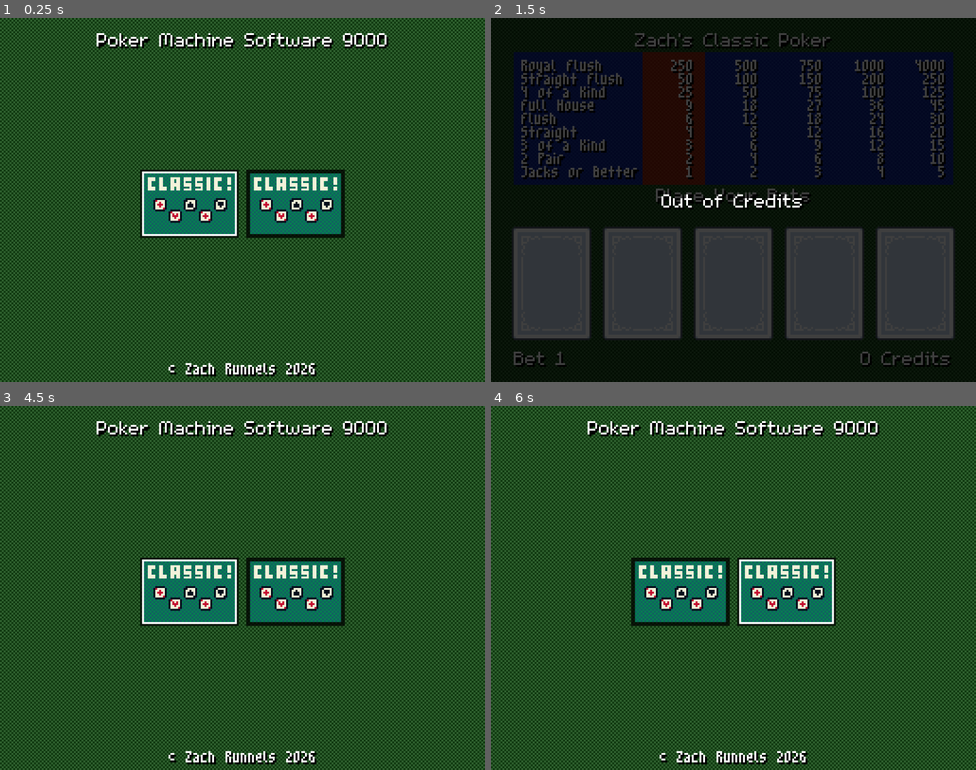
Above: before the commit, frames 1-4 (two rows, left to right).
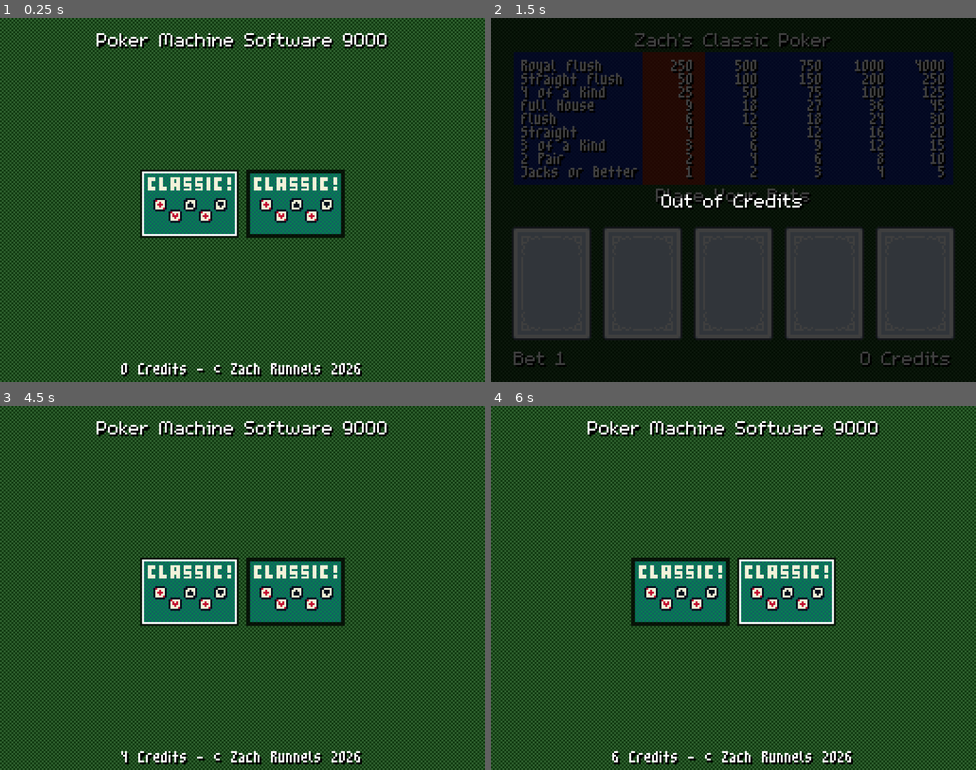
Above: after the commit, the same moments.

Repository: ZombieNW/PokerMachine
Game: Godot game, scene res://main_menu/main_menu.tscn
Same seed, same stepped clock (60 frames per second), same inputs: the game is played once before the commit and once after it.
Inputs (mouse positions are in pixels of both pictures, inside the frame that each line leads up to):
- Up to frame 1 (0.25 s): no input
- Up to frame 2 (1.5 s): tap Enter (deal_draw) at 0.5 s; move the mouse to (680, 203) at 0.52 s; hold C (add_credit) 0.53-1.28 s; click (680, 203) at 0.67 s; tap S (select_game) at 0.8, 1.35 s; tap Space at 1.25 s; move the mouse to (786, 203) at 1.27 s; click (786, 203) at 1.42 s
- Up to frame 3 (4.5 s): tap C (add_credit) at 1.55, 3.05 s; tap Enter (deal_draw) at 2, 3.5 s; move the mouse to (58, 671) at 2.02 s; hold C (add_credit) 2.03-2.78 s; click (58, 671) at 2.17 s; tap S (select_game) at 2.3, 3.8, 4.35 s; tap Space at 2.75, 4.25 s; move the mouse to (150, 671) at 2.77 s; tap B (bet) at 2.85 s; click (150, 671) at 2.92 s; move the mouse to (242, 671) at 3.52 s; hold Enter (deal_draw) 3.53-4.28 s; click (242, 671) at 3.67 s; move the mouse to (334, 671) at 4.27 s; click (334, 671) at 4.42 s
- Up to frame 4 (6 s): tap C (add_credit) at 4.55 s; move the mouse to (757, 588) at 5.02 s; hold C (add_credit) 5.03-5.78 s; click (757, 588) at 5.17 s; tap S (select_game) at 5.3, 5.85 s; move the mouse to (660, 497) at 5.77 s; click (660, 497) at 5.92 s

The runs differ from the first frame. In frame 1, 1.2% of the frame differs, in the area x 25-75%, y 94-99%; in frame 2, nothing differs; in frame 3, 1.1%; in frame 4, 1.2%.

Commit message:
Global credit script

Diff:
--- a/main_menu/main_menu.gd
+++ b/main_menu/main_menu.gd
@@ -16,8 +16,12 @@
 		update_state()
 	elif event.is_action_pressed("deal_draw"):
 		game_icons[selected_icon].run_game()
+	elif event.is_action_pressed("add_credit"):
+		await get_tree().process_frame
+		update_state()
 
 func update_state() -> void:
+	%CreditsLabel.text = "%d Credits - © Zach Runnels 2026" % Credit.get_credits()
 	for game_icon in game_icons:
 			if game_icon == game_icons[selected_icon]:
 				game_icon.select()
--- a/main_menu/main_menu.tscn
+++ b/main_menu/main_menu.tscn
@@ -39,6 +39,7 @@
 vertical_alignment = 1
 
 [node name="CreditsLabel" type="Label" parent="Tabletop" unique_id=1111417072]
+unique_name_in_owner = true
 custom_minimum_size = Vector2(81.615, 0)
 anchors_preset = 10
 anchor_right = 1.0
@@ -49,7 +50,7 @@
 grow_horizontal = 2
 size_flags_horizontal = 10
 theme_override_fonts/font = ExtResource("3_wu84c")
-text = "© Zach Runnels 2026"
+text = "0 Credits - © Zach Runnels 2026"
 horizontal_alignment = 1
 vertical_alignment = 1
 
--- a/project.godot
+++ b/project.godot
@@ -17,6 +17,10 @@
 config/features=PackedStringArray("4.6", "GL Compatibility")
 boot_splash/bg_color=Color(0, 0, 0, 1)
 config/icon="uid://bibp7nutpfku6"
+
+[autoload]
+
+Credit="*uid://cv7jnjn47vs22"
 
 [display]
 
--- /dev/null
+++ b/system/credit.gd
@@ -0,0 +1,19 @@
+extends Node
+
+var credits: int = 0
+
+func get_credits() -> int:
+	return credits
+
+func set_to(number: int) -> void:
+	credits = number
+
+func add(number: int) -> void:
+	credits += number
+
+func subtract(number: int) -> void:
+	credits -= number
+
+func _input(event: InputEvent) -> void:
+	if event.is_action_pressed("add_credit"):
+		add(1)
Not shown, added: system/credit.gd.uid
